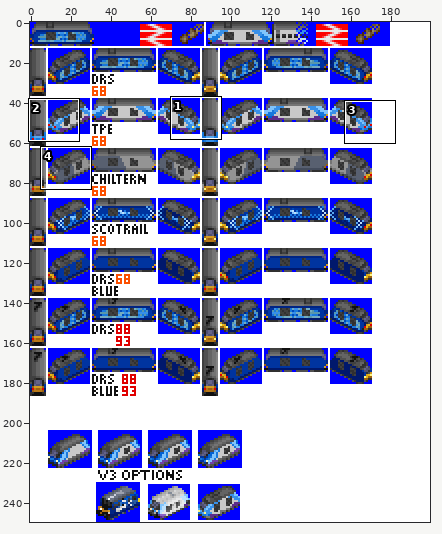
One commit to this sprite sheet: gfx/BR68_v2.png. The picture above shows the old version from afar; the outline marks the close-up.
Close-up. Old version:
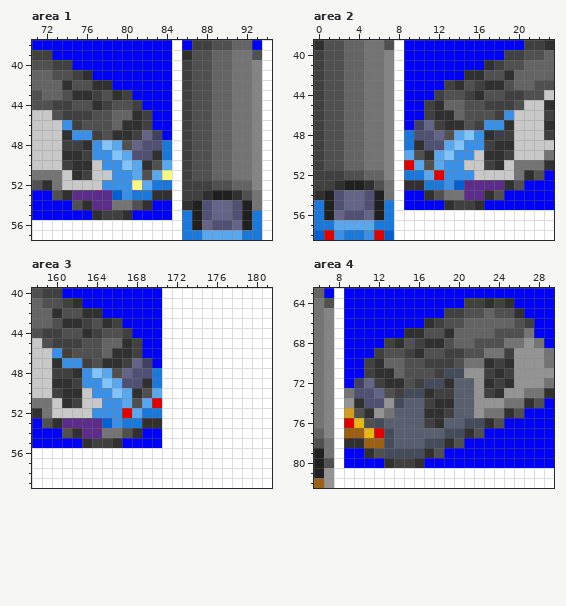
The file is 200x250 pixels. Colours within 5 levels of each other are drawn and written as one. Shown: area 1: x 71..94, y 38..57; area 2: x 0..23, y 39..58; area 3: x 158..181, y 40..59; area 4: x 6..29, y 63..82. The commit also changed other parts of the picture, which this record leaves out.
And afterwards:
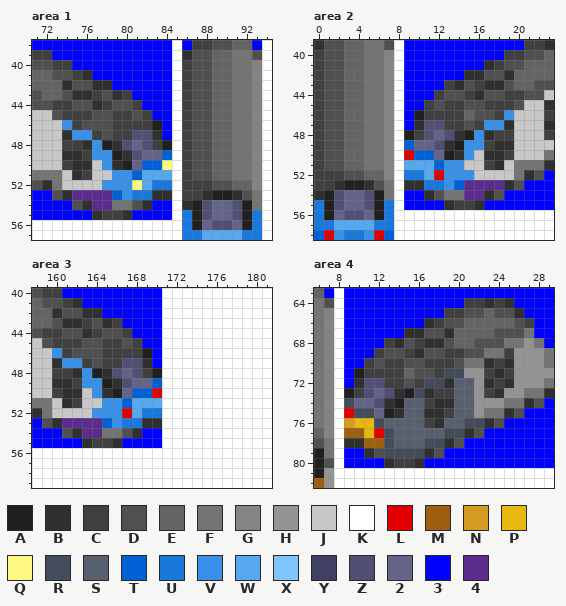
Palette (. is transparent): A #202020  B #303030  C #404040  D #505050  E #646464  F #747474  G #848484  H #949494  J #c8c8c8  K #ffffff  L #e00000  M #9c6010  N #d49c20  P #e8b810  Q #fcf880  R #444c5c  S #586070  T #0060d4  U #1878dc  V #3890e8  W #58a8f0  X #80c4fc  Y #404064  Z #505074  2 #646488  3 #0000ff  4 #5c2c8c
Edits made:
Changed rows in their new state; - is an unchanged pixel.
Area 1:
first column x 78:
45 -CCD---
46 -CCC-A-
47 -CCZZB-
48 ABZ--CA
49 -AB-22T
50 -BA2TTQ
51 ---TW-W
Area 2:
first column x 9:
45 ---DCC-
46 -A-CCCE
47 -BZZCC-
48 AC--ZBA
49 T22-BA-
50 LTT2AB-
51 W-WT---
Area 3:
first column x 164:
45 -CCD---
46 -CCC-A-
47 -CCZZB-
48 ABZ--CA
49 -AB-22T
50 -BA2TTL
51 ---TW-W
Area 4:
first column x 9:
70 ---DCC-
71 -A-CCCE
72 -BZZCC-
73 AC--ZBA
74 R22-BA-
75 LRR2AB-
76 N-P----
